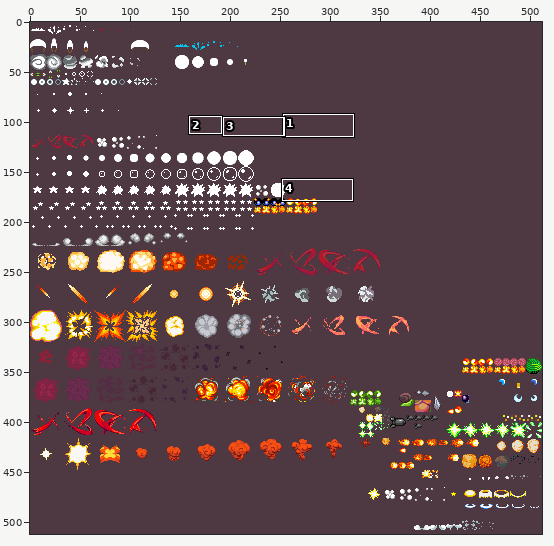
A sprite sheet gets an edit: bengt/gfx/sprEffects.png. Above: a wide view before the commit, with the close-up outlined.
Close-up. Before:
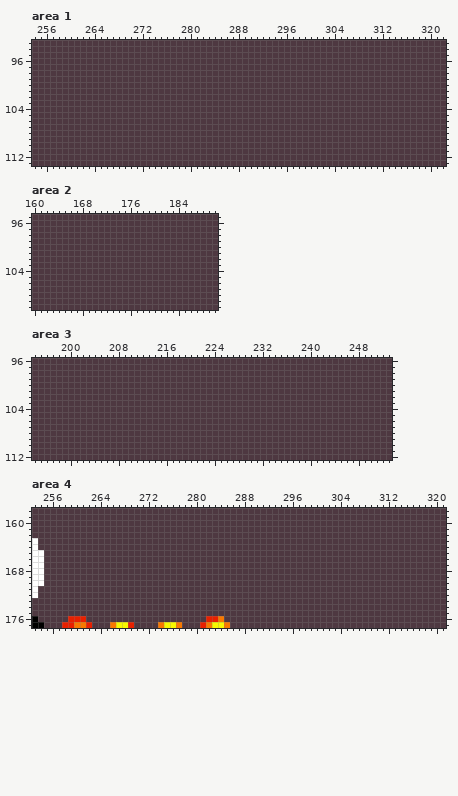
The file is 512x512 pixels. Colours within 5 levels of each other are drawn and written as one. Shown: area 1: x 254..322, y 93..113; area 2: x 160..190, y 95..110; area 3: x 194..253, y 96..112; area 4: x 253..321, y 158..177. The commit also changed other parts of the picture, which this record leaves out.
After the commit:
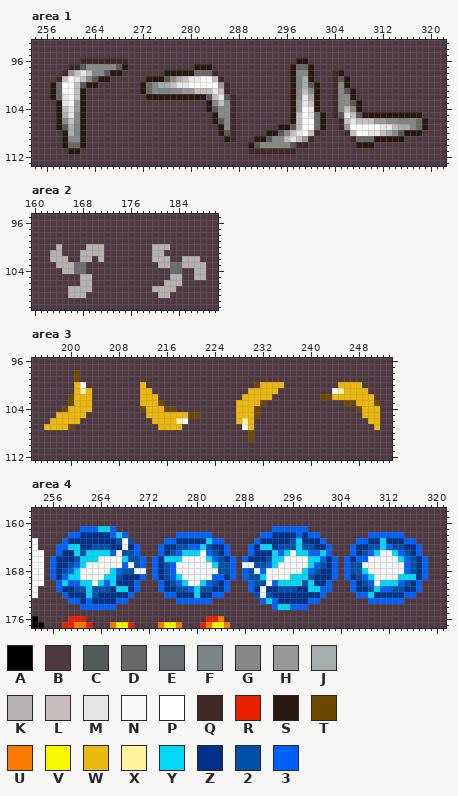
Palette (. is transparent): A #000000  B #4e3841  C #525a5a  D #686868  E #676d70  F #7b8484  G #888888  H #989898  J #a5adad  K #b6b2b2  L #c6bdbd  M #e5e7e7  N #f8f8f8  P #ffffff  Q #422929  R #e82000  S #291810  T #6d4800  U #f87800  V #f8f800  W #edb80d  X #fef49e  Y #00d8f8  Z #003088  2 #0050a8  3 #0060f8
What changed:
Changed rows in their new state; - is an unchanged pixel.
Area 1:
first column x 257:
 96 -----QQQQQQQQ----------------------------SS--------------------
 97 ---QQCGGGGGCS-----------SSS-------------SDDS-------------------
 98 --QHLMLGGCSS-------SSSSSDDDQ------------SGGS---QS--------------
 99 -QLPMLGCSS------SSSCGJLMMPPLQ-----------SFJS---QCS-------------
100 SDPPLCSS-------SDGJJLMMPPPPPHQ----------SFJCS--QGS-------------
101 SDPPLS---------SDGFFGGHHLLLMLQ----------SGLGS--QGCS------------
102 SDMPLS----------SSSSSSSSSSCLMCQ---------SGMJS--QGGS------------
103 -SMPHS--------------------SGLGQ---------SHMLS--QGGCS-----------
104 -SLMHS--------------------SCGGQ---------SHPMS--QGLGS-----------
105 -SJMGS---------------------SGGQ---------SLPMDS-QCMLCSSSSSSSSSS-
106 -SGLGS---------------------SCGQ---------SLPPDS--QLMLLLHHGGFFGDS
107 -SCJFS----------------------SGQ-------SSCLPPDS--QHPPPPPMMLJJGDS
108 --SJFS----------------------SCQ-----SSCGLMPLQ----QLPPMMLJGCSSS-
109 --SGGS-----------------------SQ---SSCGGLMLHQ------QDDDSSSSS----
110 --SDDS---------------------------SCGGGGGCQQ--------SSS---------
111 ---SS----------------------------QQQQQQQQ----------------------
Area 2:
first column x 163:
100 -K----KKK--------KKK------
101 KK---KKKK--------KK-------
102 KKK--KK-K--------KKK--KKK-
103 -KKKEE------------KKEEKKKK
104 --KKEE--------------EE--KK
105 -----KK-------------KK--KK
106 -----KK------------KKK----
107 ---KKKK----------KKKK-----
108 ---KKK------------KK------
Area 3:
first column x 196:
 98 -----T--------------------------------------------------
 99 -----T--------------------------------------------------
100 -----WN---------W------------------TWWWW---------WWWW---
101 -----WXW--------WW----------------WWWWW---------NXWWWW--
102 ----TWWW--------WWW--------------WWWWW--------TTWWWWWWW-
103 ----TWWW--------WWWT------------WWWWT-------------TTWWWT
104 ---TWWWW--------TWWWTT----------WWWT----------------TWWW
105 --WWWWW----------WWWWWWWTT------WWWT-----------------WWW
106 -WWWWW------------WWWWXN--------WXW-------------------WW
107 WWWWT--------------WWWW----------NW--------------------W
108 ----------------------------------T---------------------
109 ----------------------------------T---------------------
Area 4:
first column x 256:
161 -----333YY3--------------------------333333--------------------
162 ---33ZZZZZ3Y3--------333333--------33ZZZZ3Z33--------333333----
163 --3ZZZZZZZZ2N2-----33ZZZZZY33-----3ZZZZZ2YZZZ3-----33ZZYZZZ33--
164 -33YYZZ222ZZNZ3---3ZZ2233Y2ZZ3---3ZYYZ222Y22ZZ3---3ZZ22Y322ZZ3-
165 -3ZZY2YYYY3N223---3Z23YYYN32Z3---3ZZZY3YNYY33Y3---3Z23YNNY32Z3-
166 3ZZZ2YYYNNNNY223-3ZYYYNNNNY32Z3-3ZZZ2YYNNNNYY3Z3-3Z33NNNNNY32Z3
167 3ZZ23YNNNNNN3N23-3Z23NNNNNNY223-NN223YNNNNNY32Z3-322NNNNNNN32Z3
168 3Z23YNNNNNY322NN-3Z23NNNNNNN223-32N3NNNNNNY32ZZ3-322YNNNNNN32Z3
169 3Z3YYNNNNYY2ZZZ3-3Z23YNNNNN33Z3-322YNNNNYYY2ZZZ3-3Z23YNNNNYYYZ3
170 -3Y33YYNY3YZZZ3---3Z23YNNY32Z3---322N3YYYY2YZZ3---3Z23NYYY32Z3-
171 -3ZZ22Y222ZYYZ3---3ZZ223Y22ZZ3---3ZNZZ222ZZYY33---3ZZ2Y3322ZZ3-
172 --3ZZZY2ZZZZZ3-----33ZZZYZZ33-----2N2ZZZZZZZZ3-----33YZZZZZ33--
173 ---33Z3ZZZZ33--------333333--------3Y3ZZZZZ33--------333333----
174 -----333333--------------------------3YY333--------------------
Boxes around the changes in both close-ups, in picture pixels (x1, y1, x2, y2):
changed: (50, 58, 428, 154)
changed: (50, 244, 104, 298)
changed: (152, 244, 206, 298)
changed: (44, 370, 92, 430)
changed: (140, 382, 200, 430)
changed: (236, 382, 284, 442)
changed: (320, 382, 380, 430)
changed: (50, 526, 428, 610)
